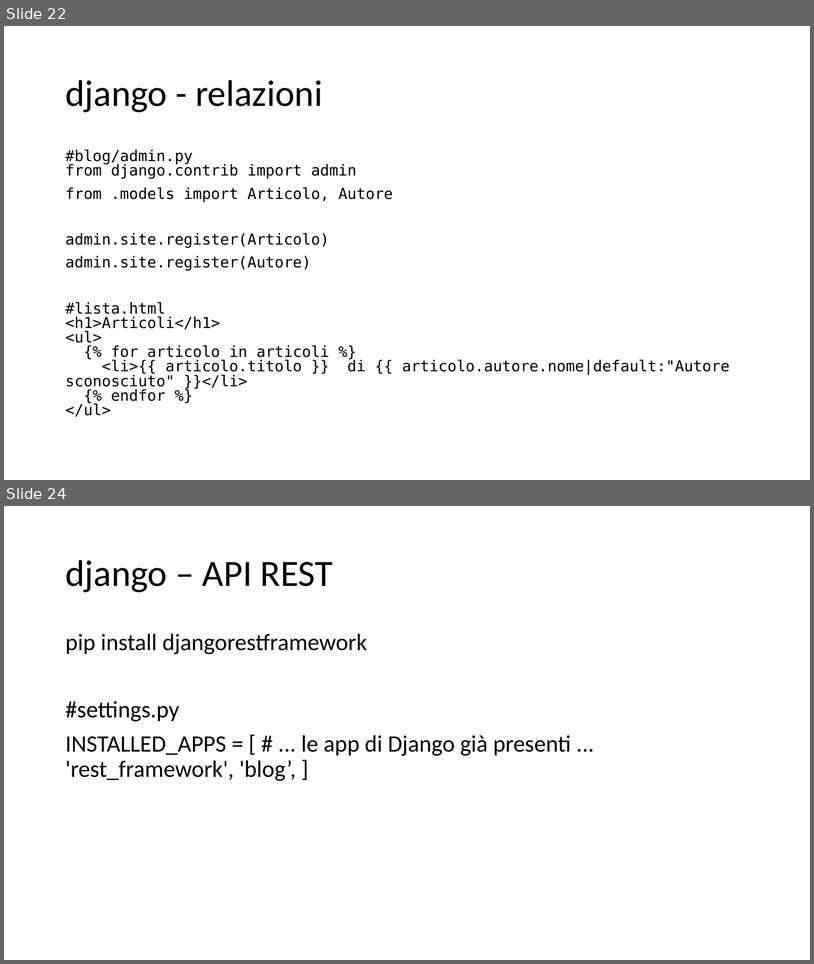
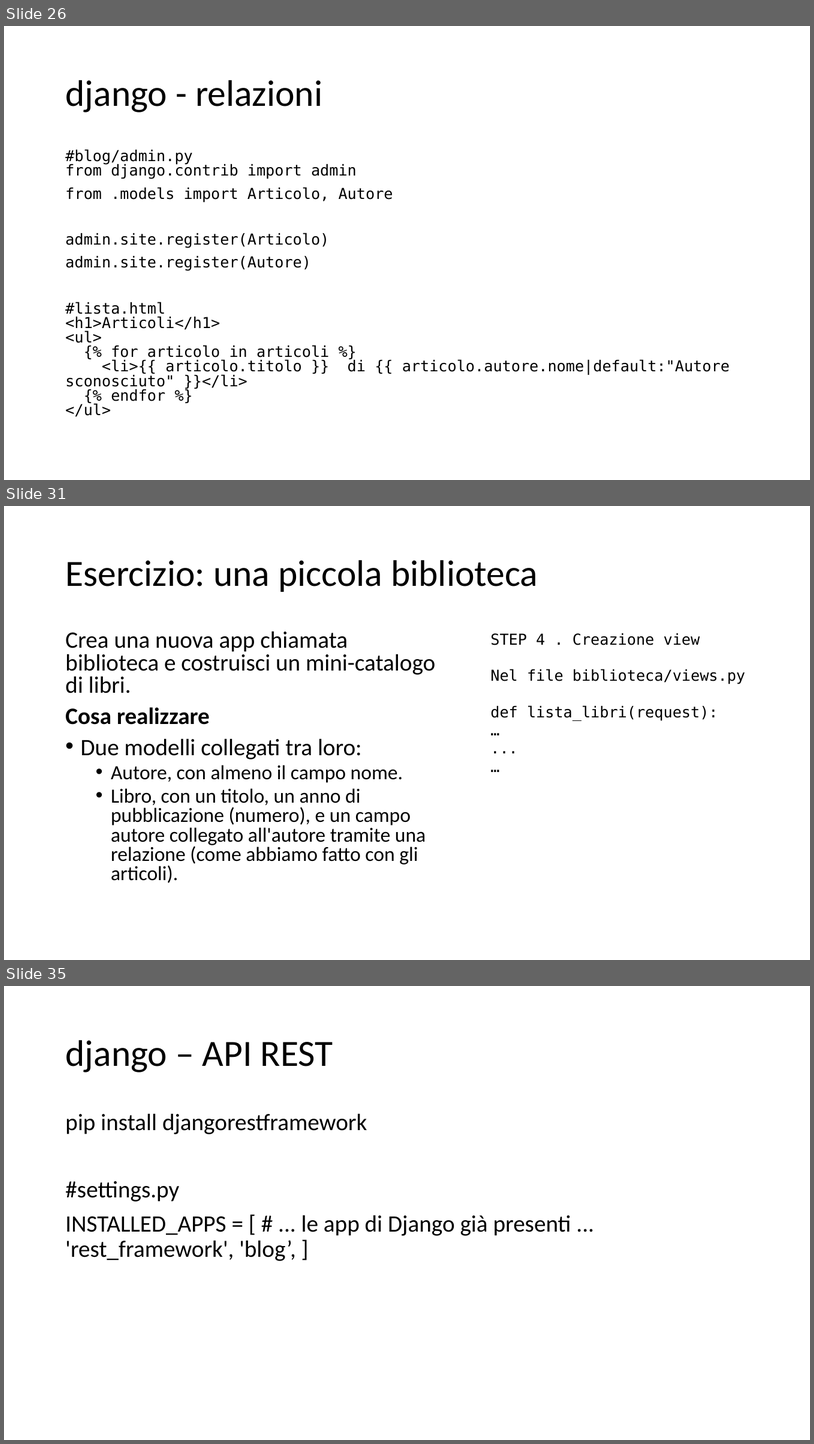
Before and after one commit to dipialx/Corso-Python, a slide deck: Lez4.pptx. Shown one above the other, each under a label of ours: slides 22 and 24 before the commit, slides 26, 31 and 35 after it; the slides between them are not shown. The pictures are 814x964 and 814x1444 pixels, drawn with LibreOffice and Linux fonts; fonts in the diff are those of the drawing. Boxes give left, top, right and bottom in pixels: in the first picture for what was removed or moved away, otherwise in the second. Text is boxed around its words. In the diff, an @@ line names an element or a change of style, - is before the commit and + after.

```diff
--- a/Lez4.pptx
+++ b/Lez4.pptx
@@ slide 31 added at (4, 506, 810, 960), background #FFFFFF @@
@@ title added at (65, 560, 538, 592), 44 pt, text #000000 @@
+Esercizio: una piccola biblioteca
@@ text added at (65, 631, 435, 883), 24 pt, text #000000 @@
+Crea una nuova app chiamata biblioteca e costruisci un mini-catalogo di libri.
+Cosa realizzare
+• Due modelli collegati tra loro:
+  • Autore, con almeno il campo nome.
+  • Libro, con un titolo, un anno di pubblicazione (numero), e un campo autore collegato all'autore tramite una relazione (come abbiamo fatto con gli articoli).
@@ text added at (491, 633, 746, 721), 18 pt, text #000000 @@
+STEP 4 . Creazione view
+Nel file biblioteca/views.py
+def lista_libri(request):
+…
+...
+…
@@ what was slide 22 is now slide 26 @@
@@ what was slide 24 is now slide 35 @@
```
Also in this commit, not shown: 2 slides changed, 11 other slides added, 3 other files.
